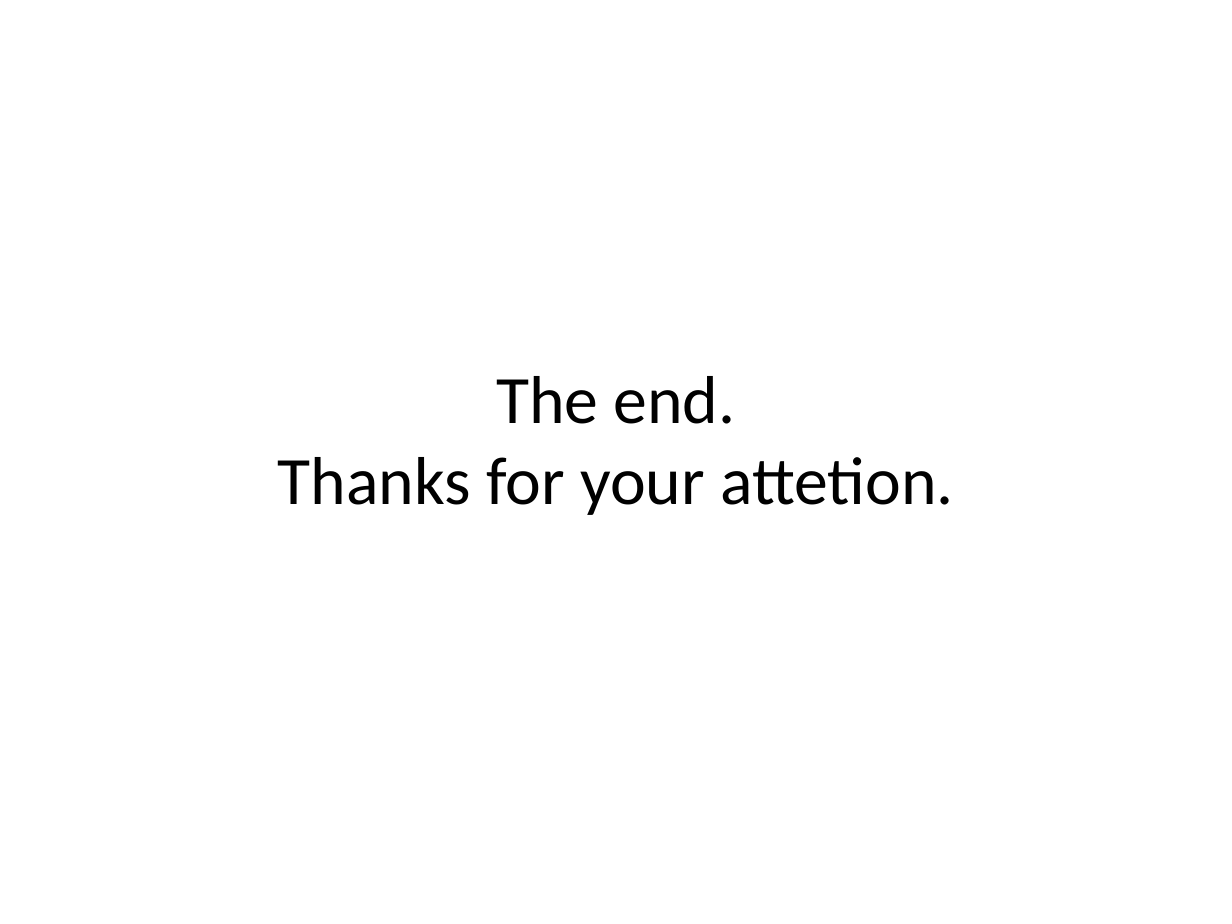
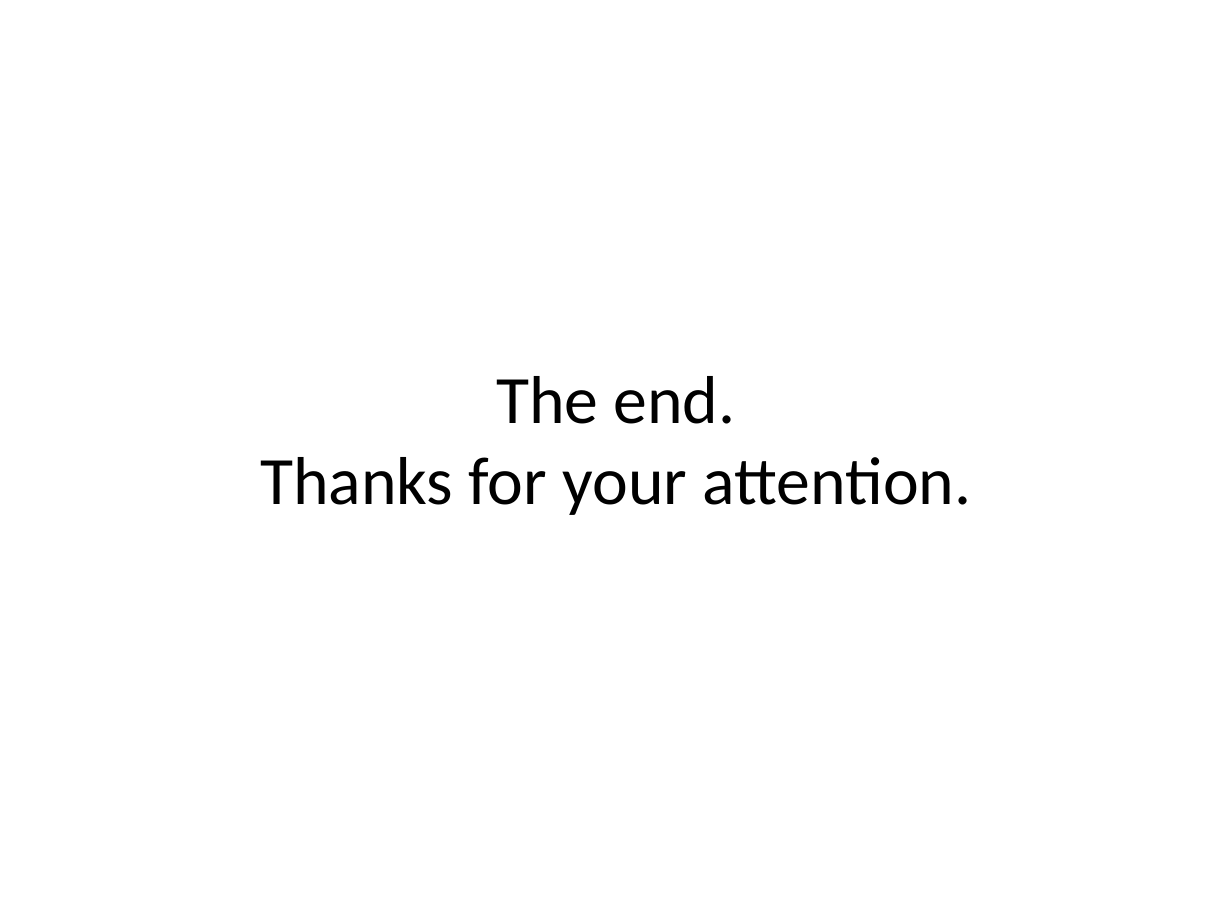
Before and after one commit to cattaneo-riccardo/PowerEnjoy, a slide deck: slide 28 of RASD/presentation/RASD_presentation.pptx (slide 33 before the commit). Drawn at 1232x924 pixels with LibreOffice and Linux fonts; fonts in the diff are those of the drawing. Boxes give left, top, right and bottom in pixels: in the first picture for what was removed or moved away, otherwise in the second. Text is boxed around its words. In the diff, an @@ line names an element or a change of style, - is before the commit and + after.

```diff
--- a/RASD/presentation/RASD_presentation.pptx
+++ b/RASD/presentation/RASD_presentation.pptx
@@ title at [260, 376, 972, 515]: text changed @@
-The end.
-Thanks for your attetion.
+The end.
+Thanks for your attention.
```
Also in this commit, not shown: 15 other slides changed, 5 slides removed.
